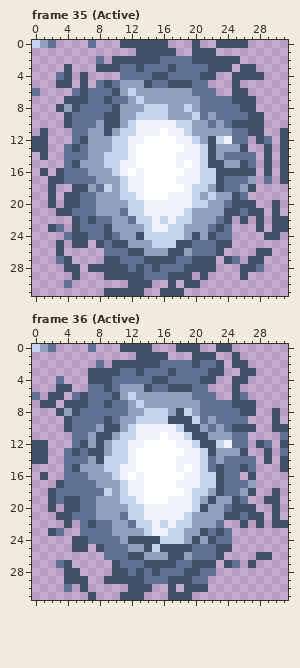
A pixel-art file gets an edit: Alzey2025/Assets/Sprites/Portal.aseprite. That is the earlier state.
32x32 pixels, 36 frames. Shown: frame 35 (Active), frame 36 (Active). The commit also changed other frames, which this record leaves out.
Once edited:
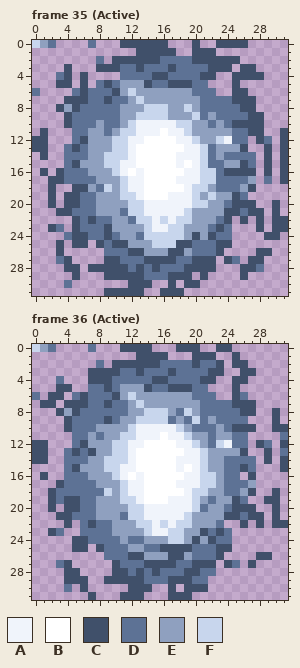
Palette (. is transparent): A #f0f4fb  B #ffffff  C #40506a  D #5d7295  E #8fa0bf  F #c8d6ed
Changes in this commit:
--- frame 35 (Active)
@@ x 7..25 @@
  7 DDCDDEFEEEEEEEDDDDC
- 8 DDDCEEEFFFEEFEDDDDD
- 9 DDCCEEFFFFEEEFDEDDD
-10 DECCEFAAAAAFFEEDEDC
-11 EECEFFAAABAAFEEEEED
-12 EEEFFAABBBBAAFECFAD
-13 EEEFFABBBBBBAAFCEEE
-14 EEFFFABBBBBAAAFCEDD
-15 EEFFAABBBBBABAFCCEE
-16 EEEFABABBBBBAAFFCCC
-17 DEEEFAABBBBAAAFFCDD
-18 EDFEFAABBBBBAFFECDD
+ 8 DDDDEEEFFFEEFEDDDDD
+ 9 DDDDEEFFFFEEEFDEDDD
+10 DEDDEFAAAAAFFEEDEDC
+11 EEDEFFAAABAAFEEEEED
+12 EEEFFAABBBBAAFEEFAD
+13 EEEFFABBBBBBAAFDEEE
+14 EEFFFABBBBBAAAFDEDD
+15 EEFFAABBBBBABAFDDEE
+16 EEEFABABBBBBAAFFDCC
+17 DEEEFAABBBBAAAFFDDD
+18 EDFEFAABBBBBAFFEDDD
 19 DEEEFFABBBAAAFEFEEC
@@ x 11..15 @@
 23 EEEFA
-24 EECFF
+24 EEDFF
 25 CEEEF
--- frame 36 (Active)
@@ x 6..25 @@
  7 CDDCDDEFEEEEEEEDDDDC
- 8 DDDDDDEEFFFECFEDDDDD
- 9 DDDCDEEFFFFCCCFDEDDD
-10 DDECCEFAAAAAFCCEDEDC
-11 DECCEFFAAABAAFCCEEED
-12 CECEFFAABBBBAAFCCFAD
-13 DCCEFFABBBBBBAAFCEEE
-14 DECFFFABBBBBAAAFDEDD
-15 EEEFFAABBBBBABAFDCDD
-16 DEEEFABABBBBBAAFFCDD
-17 DDEEEFAABBBBAAAFFCDD
-18 DDDFEFAABBBBBAFFECDD
-19 DDEEEFFABBBAAAFECEEC
-20 DDEEEEFFAAAAAAFCEEDC
+ 8 DDDDDDEEFFFEDFEDDDDD
+ 9 DDDCDEEFFFFDEDFDEDDD
+10 DDEEEEFAAAAAFEDDDEDC
+11 DEDEEFFAAABAAFEEDEED
+12 CEEEFFAABBBBAAFEDFAD
+13 DCEEFFABBBBBBAAFEEEE
+14 DEEFFFABBBBBAAAFEEDD
+15 EEEFFAABBBBBABAFEEDD
+16 DEEEFABABBBBBAAFFEDD
+17 DDEEEFAABBBBAAAFFEDD
+18 DDDFEFAABBBBBAFFEEDD
+19 DDEEEFFABBBAAAFEDEEC
+20 DDEEEEFFAAAAAAFDEEDC
 21 DDEEEDFFAAAAAFEEEECC
-22 DCDDEEDFFAFAFFEEED..
+22 DCDDEEEFFAFAFFEEED..
 23 DDDDEEEEFAAFFEECDCD.
-24 CDDDDECCCCFFFECECDD.
-25 C.CDDDEECFCCCCDDDCC.
+24 CDDDDEDDEEEFFECECDD.
+25 C.CDDDEEDDCCCCDDDCC.
 26 ...DDDCCEEECCEDDDC..
